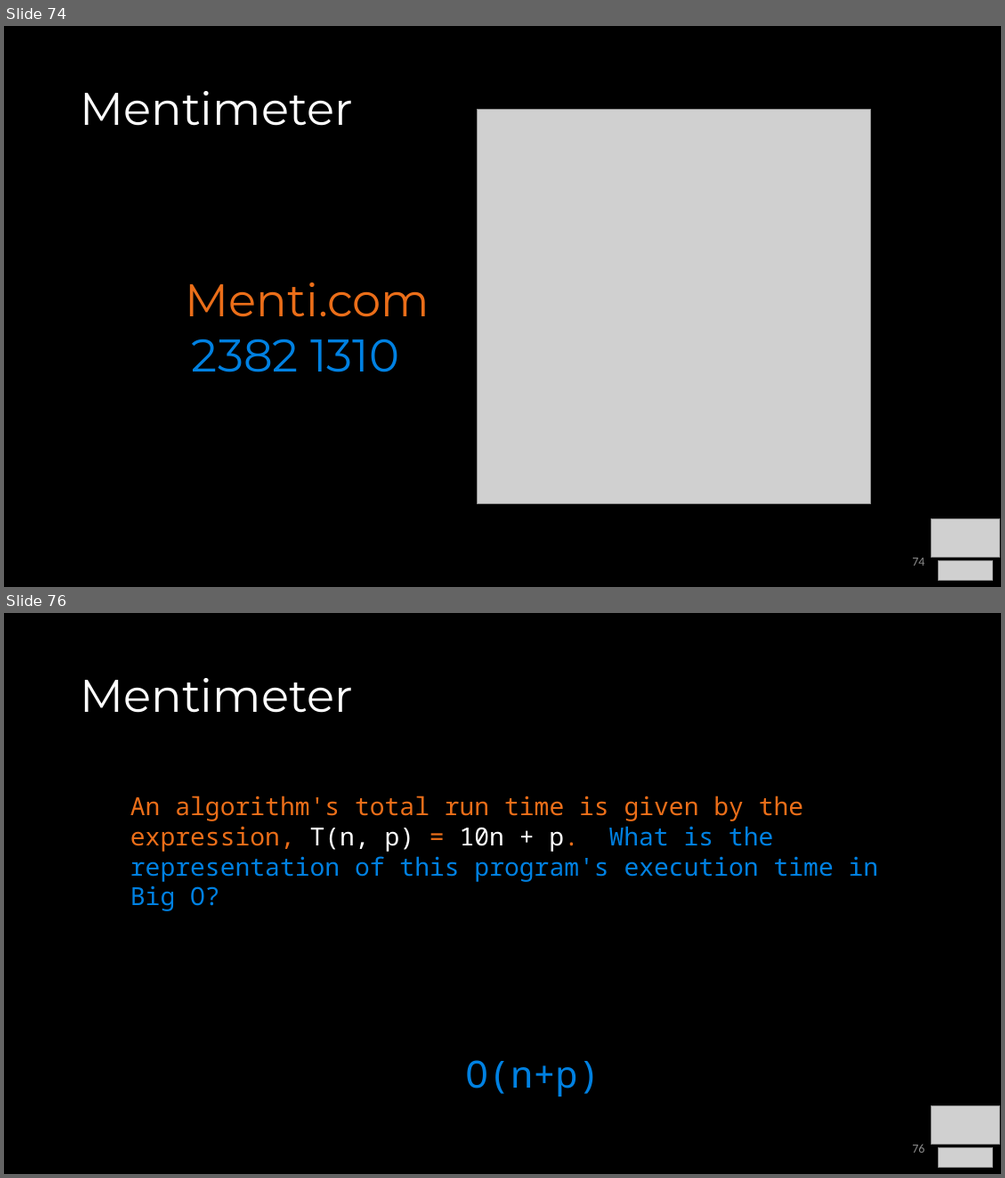
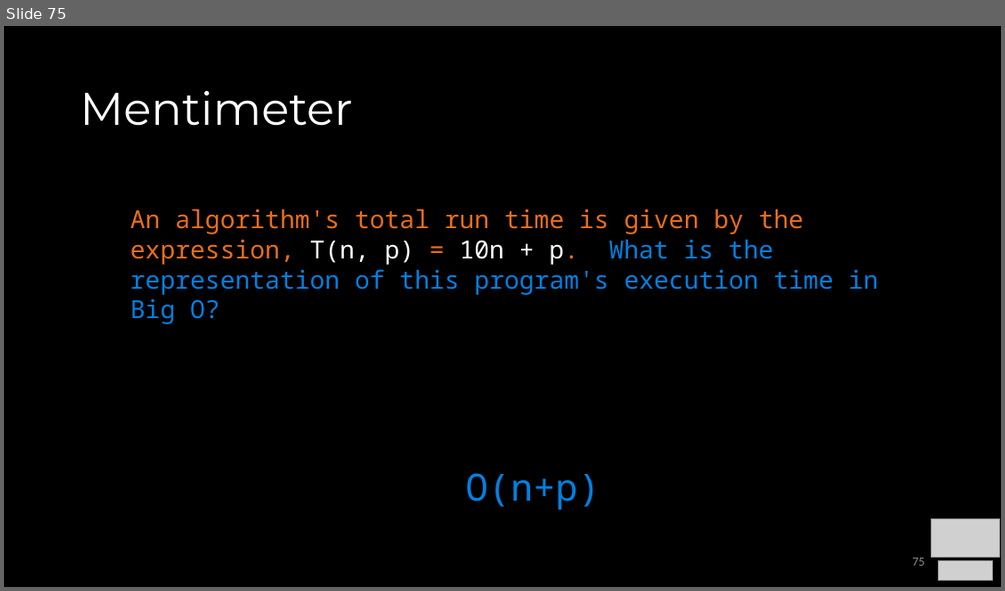
Before and after one commit to COP3530/Instructional-Content, a slide deck: Slides/Slides-PPT/1 - Algorithmic Analysis.pptx. Shown one above the other, each under a label of ours: slides 74 and 76 before the commit, slide 75 after it; the slides between them are not shown. The pictures are 1005x1178 and 1005x591 pixels, drawn with LibreOffice and Linux fonts; fonts in the diff are those of the drawing; grey boxes stand for pictures. Boxes give left, top, right and bottom in pixels: in the first picture for what was removed or moved away, otherwise in the second. Text is boxed around its words. In the diff, an @@ line names an element or a change of style, - is before the commit and + after.

```diff
--- a/Slides/Slides-PPT/1 - Algorithmic Analysis.pptx
+++ b/Slides/Slides-PPT/1 - Algorithmic Analysis.pptx
@@ slide 74 removed at box(4, 26, 1001, 587), background #000000 @@
@@ title removed at box(80, 91, 352, 126) @@
-Mentimeter
@@ picture removed at box(477, 110, 871, 504) @@
@@ text removed at box(186, 282, 430, 372) @@
-Menti.com
-2382 1310
@@ picture removed at box(931, 519, 1000, 557) @@
@@ page number removed at box(912, 557, 924, 565) @@
-74
@@ picture removed at box(938, 561, 993, 580) @@
@@ what was slide 76 is now slide 75 @@
```
Also in this commit, not shown: 1 slide changed, 1 other file.
